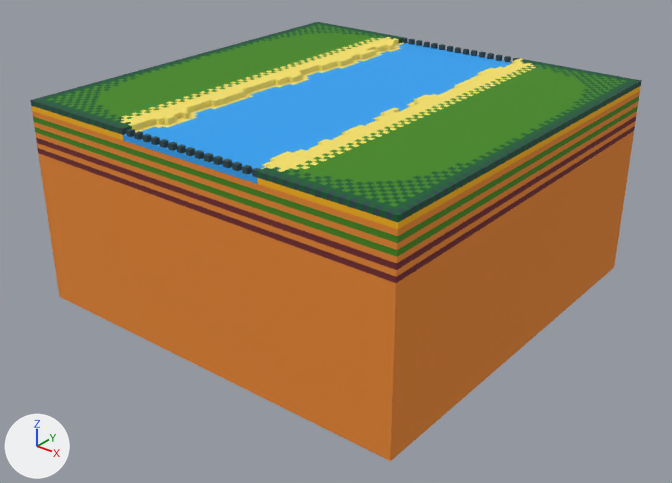
Renders of the OBJ model assets/terrain/grasslands/river_1_tile.obj from each side of a commit.
Rendered twice from a 50 mm lens placed at (10.27, -13.13, 8.97), pointed at (0.12, -0.45, 1.11). The axes (+X, +Y, +Z) are drawn at lower left. The lights are the same throughout. Where no turn or scale is listed for an object, it has been applied to the vertices. Vertices at the same position are counted once.

In view in the first picture: 'Untitled'.
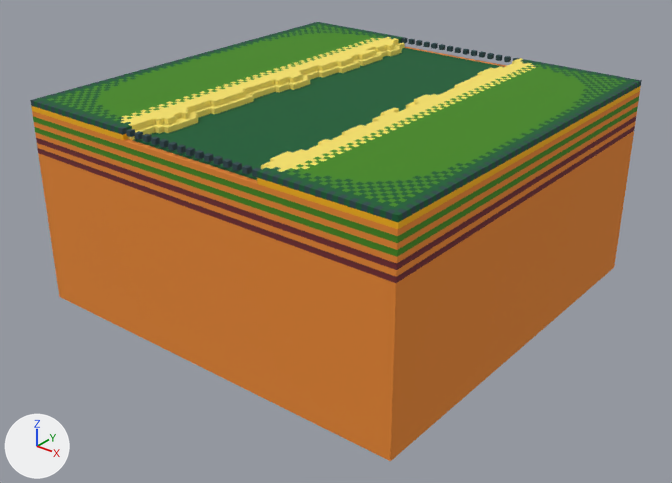
Boxes [x1, y1, x2, y2] around the edits, measured in the pictures (672 x 483 px):
part 1 of me_untitled, added (green)
    after: [123, 43, 506, 184]

What changed in the scene script:
```text
Change me_untitled:
    used by ob_untitled; location = (0.0, 0.0, 0.0)
    remove me_untitled.from_pydata(...)  # 2538 vertices, 5072 faces; spans x -4.0..4.0, y -4.0..4.0, z 0.0..4.0
    add me_untitled.from_pydata(...)  # 2670 vertices, 5300 faces; spans x -4.0..4.0, y -4.0..4.0, z 0.0..4.0
    me_untitled part 1: 132 vertices added at x -1.5..1.5, y -3.9..3.9, z 3.8..3.9
```
